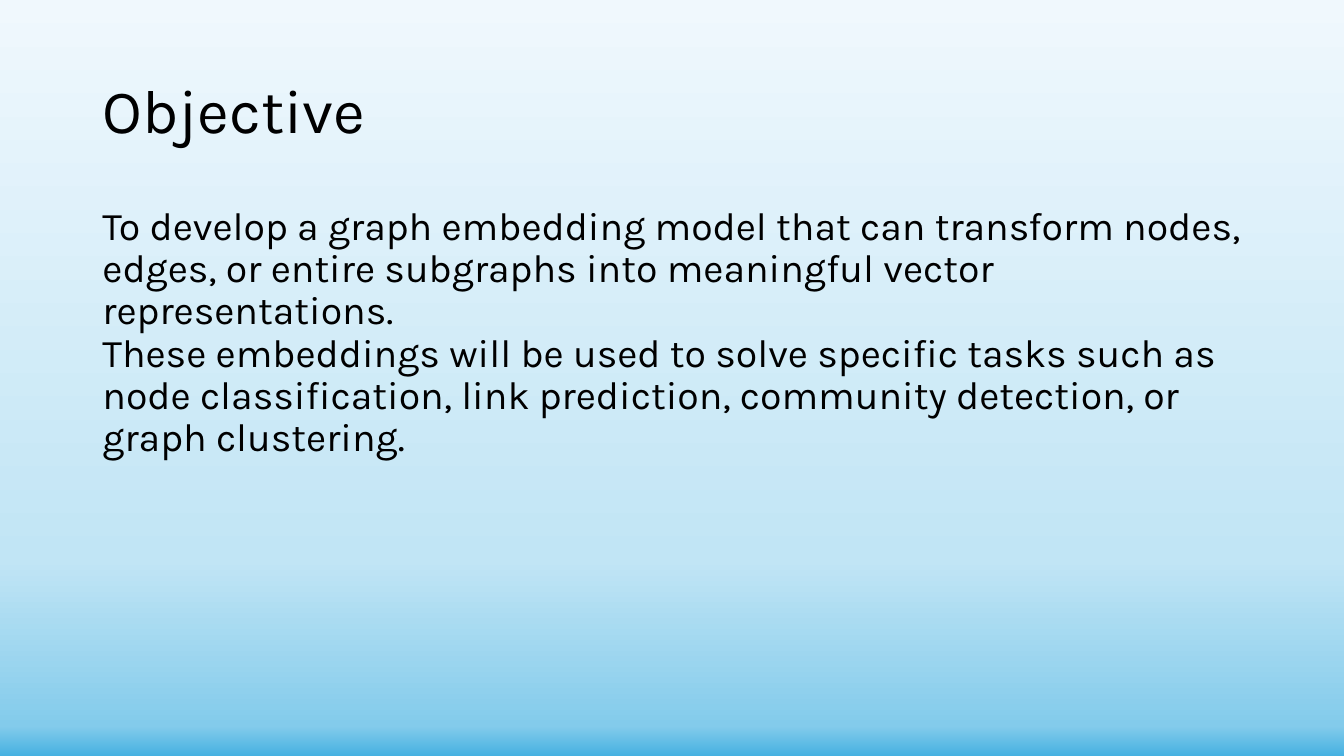
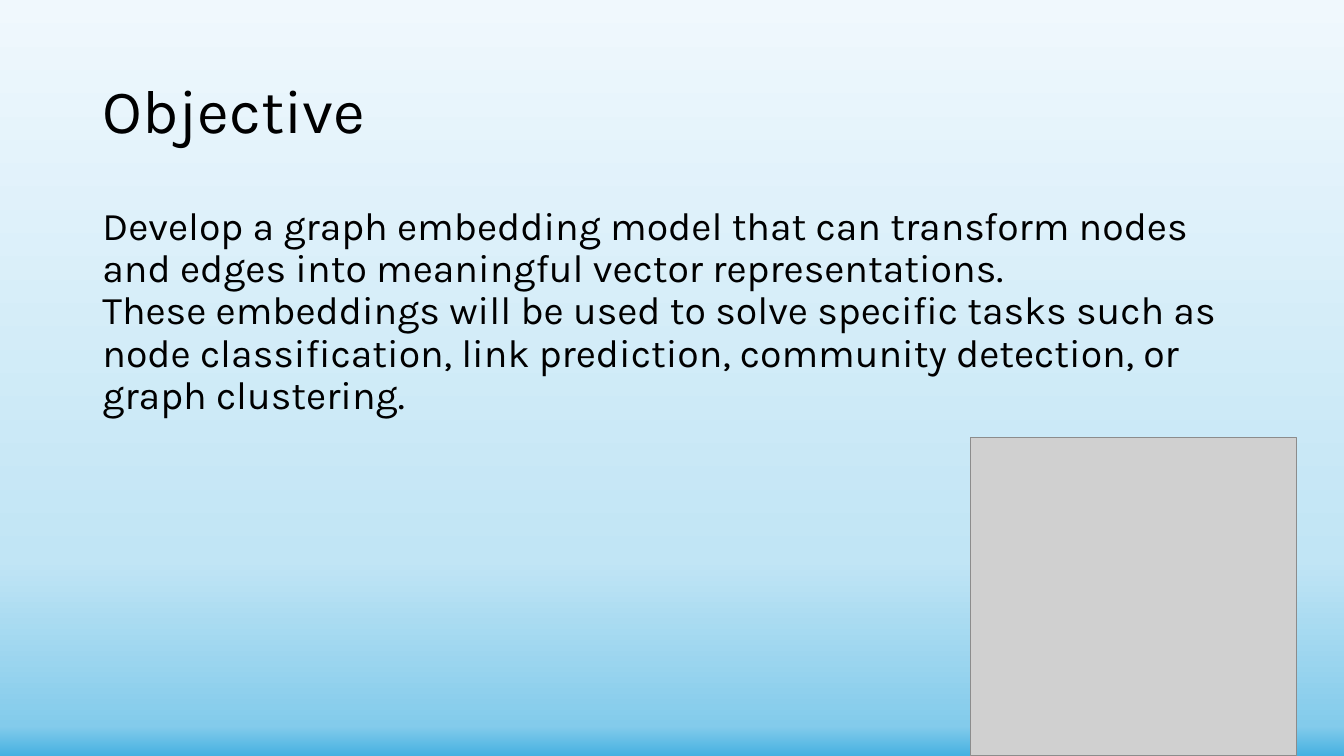
Before and after one commit to shachar700/Graph-Embedding, a slide deck: slide 4 of doc/Graph-Embedding Presentation.pptx. Drawn at 1344x756 pixels with LibreOffice and Linux fonts; fonts in the diff are those of the drawing; grey boxes stand for pictures. Boxes give left, top, right and bottom in pixels: in the first picture for what was removed or moved away, otherwise in the second. Text is boxed around its words. In the diff, an @@ line names an element or a change of style, - is before the commit and + after.

Commit message:
presentation work

```diff
--- a/doc/Graph-Embedding Presentation.pptx
+++ b/doc/Graph-Embedding Presentation.pptx
@@ text at box(102, 213, 1215, 419): text changed @@
-To develop a graph embedding model that can transform nodes, edges, or entire subgraphs into meaningful vector representations.
-These embeddings will be used to solve specific tasks such as node classification, link prediction, community detection, or graph clustering.
+Develop a graph embedding model that can transform nodes and edges into meaningful vector representations.
+These embeddings will be used to solve specific tasks such as node classification, link prediction, community detection, or graph clustering.
@@ picture added at box(970, 438, 1297, 756) @@
```
Also in this commit, not shown: 11 other slides changed, 1 other file.
